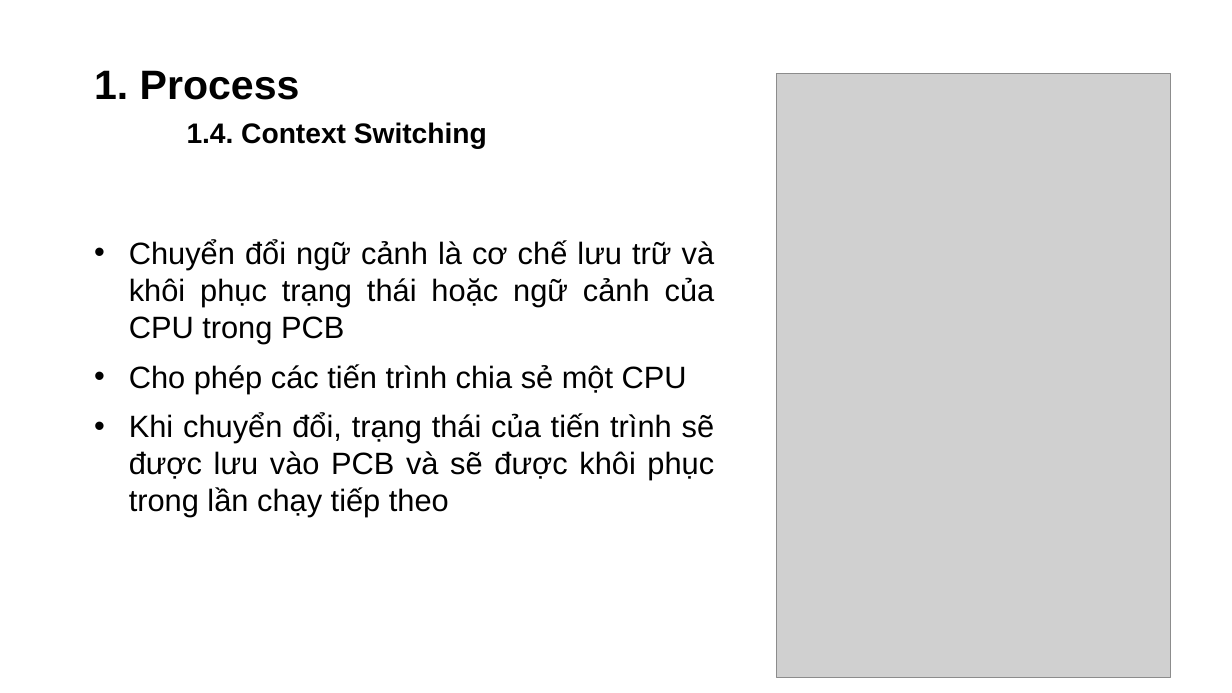
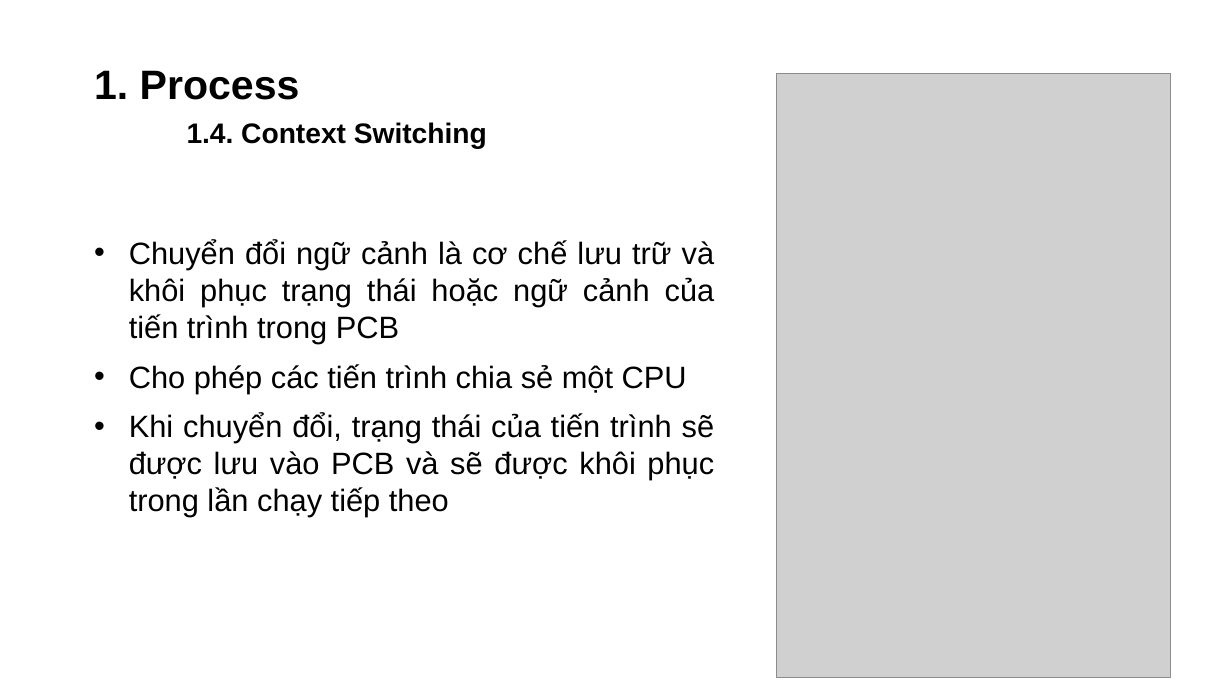
Before and after one commit to dangnm9699/Learn-Golang, a slide deck: slide 6 of Problem and Solution in Concurrency.pptx. Drawn at 1232x693 pixels with LibreOffice and Linux fonts; fonts in the diff are those of the drawing; grey boxes stand for pictures. Boxes give left, top, right and bottom in pixels: in the first picture for what was removed or moved away, otherwise in the second. Text is boxed around its words. In the diff, an @@ line names an element or a change of style, - is before the commit and + after.

```diff
--- a/Problem and Solution in Concurrency.pptx
+++ b/Problem and Solution in Concurrency.pptx
@@ text at box(129, 240, 715, 344): text changed @@
-• Chuyển đổi ngữ cảnh là cơ chế lưu trữ và khôi phục trạng thái hoặc ngữ cảnh của CPU trong PCB
+• Chuyển đổi ngữ cảnh là cơ chế lưu trữ và khôi phục trạng thái hoặc ngữ cảnh của tiến trình trong PCB
```
Also in this commit, not shown: 6 other slides changed, 19 slides added, 6 slides removed, 1 other file.
